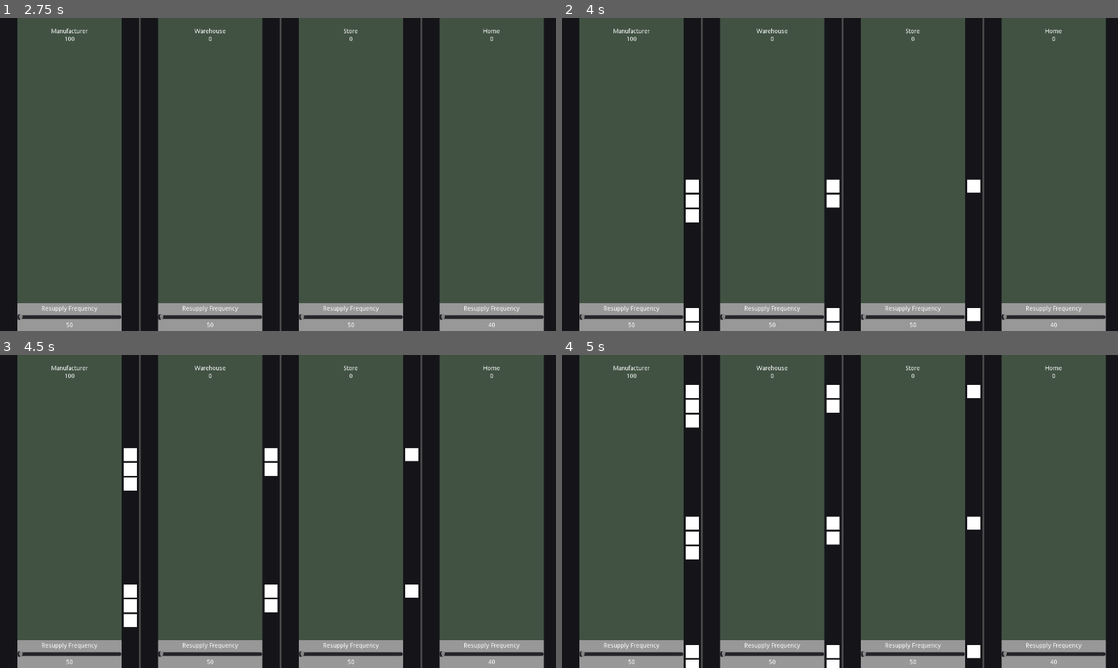
Above: before the commit, frames 1-4 (two rows, left to right).
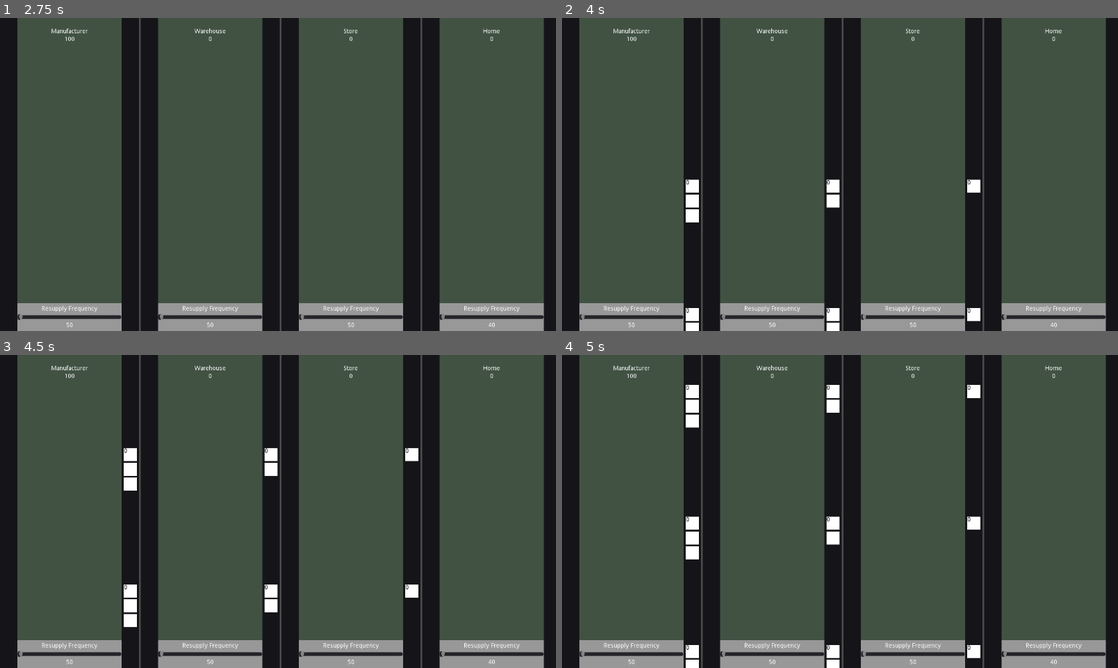
Above: after the commit, the same moments.

Repository: kevinlights/supply-chain
Game: Godot game, scene res://gui/menu.tscn
Two runs of this game, one before a commit and one after it. Both use one fixed random seed, a clock stepped at 60 frames per second and the inputs below.
Inputs:
- Up to frame 1 (2.75 s): click "New" at 0.5 s; tap Enter at 1.25 s; tap Space at 2 s
- Up to frame 2 (4 s): tap Enter at 2.75 s
- Up to frame 3 (4.5 s): no input
- Up to frame 4 (5 s): no input

Frame 1 is identical in both runs. In frame 2, less than 0.1% of the frame differs, in the area x 22-74%, y 51-95%; in frame 3, less than 0.1%; in frame 4, less than 0.1%, in the area x 22-74%, y 9-95%.

Commit message:
Added pending_stock variable and adjustment function to keep track of dispatched vehicles. Current implementation grows without bound if trucks deliver less than requested amount. * Moved all SupplyPoint stock adjustments to adjust_stock helper function * Added label to TransitVehicle to see how much stock is in a given vehicle asthe game runs.

Diff:
--- a/game_entities/SupplyPoint.gd
+++ b/game_entities/SupplyPoint.gd
@@ -8,6 +8,7 @@
 var demand_level : int
 var min_demand : int
 var max_demand : int
+var pending_stock: int
 var tick_rate : float
 var counter : float
 var is_producing : bool
@@ -26,7 +27,9 @@
 	if transit_size != -1:
 		vehicle.set_cargo_limit(transit_size)
 	# Vehicle checks for how much is needed then collects and delivers
-	vehicle.order(min(amount, max_stock_level - stock_level), upstream)
+	var quantity : int = min(amount, max_stock_level - stock_level)
+	add_pending_stock(quantity)
+	vehicle.order(quantity, upstream)
 
 # Add stock to stock_level, limited by the max
 func produce_stock(amount: int) -> void:
@@ -45,6 +48,7 @@
 	demand_level = new_demand
 	min_demand = new_min_demand
 	max_demand = new_max_demand
+	pending_stock = 0
 	tick_rate = 1.0
 	counter = 0.0
 	is_producing = false
@@ -75,16 +79,23 @@
 	downstream = value
 	value.upstream = self
 
+# add_pending_stock always adds to pending stock. Negative values on delivery
+func add_pending_stock(value : int) -> void:
+	pending_stock += value
+
+# adjust_stock is a helper function to centralize all stock adjustments
+func adjust_stock() -> void:
+	if is_producing:
+		produce_stock(demand_level)
+	if is_consuming:
+		consume_stock(demand_level)
+	if stock_level < demand_level:
+		request_stock(int(demand_level * demand_factor))
+
 func _process(delta):
 	counter += delta
 	if counter >= tick_rate:
 		counter -= tick_rate
-		if is_producing:
-			produce_stock(demand_level)
-		if is_consuming:
-			consume_stock(demand_level)
-
-		if stock_level < demand_level:
-			request_stock(int(demand_level * demand_factor))
-
+		if(is_producing or is_consuming or (stock_level < demand_level)):
+			adjust_stock()
 	get_node("SupplyPointVisual/VBoxContainer/Stock").set_text(str(stock_level))
--- a/game_entities/TransitVehicle.gd
+++ b/game_entities/TransitVehicle.gd
@@ -29,7 +29,9 @@
 # Vehicle delivers its cargo to the given supply point. Any surplus to the
 # supply point's capacity is thrown away
 func deliver() -> void:
-	destination.stock_level = int(min(destination.max_stock_level, destination.stock_level + cargo))
+	var quantity : int = int(min(destination.max_stock_level, destination.stock_level + cargo))
+	destination.stock_level = quantity
+	destination.add_pending_stock(quantity * -1) # Removing pending stock is adding negative stock
 	# cargo does not get set to 0 since the vehicle is destroyed after
 	queue_free()
 
@@ -69,6 +71,7 @@
 			else:
 				deliver()
 			trip_duration = 0
+	get_node("ColorRect/Cargo").set_text(str(cargo))
 
 func set_cargo_limit(new_limit: int) -> void:
 	cargo_limit = new_limit
--- a/game_entities/TransitVehicle.tscn
+++ b/game_entities/TransitVehicle.tscn
@@ -15,3 +15,10 @@
 margin_right = 30.0
 margin_bottom = 30.0
 rect_min_size = Vector2( 30, 30 )
+
+[node name="Cargo" type="Label" parent="ColorRect"]
+margin_bottom = 14.0
+custom_colors/font_color = Color( 0, 0, 0, 1 )
+__meta__ = {
+"_edit_use_anchors_": false
+}
